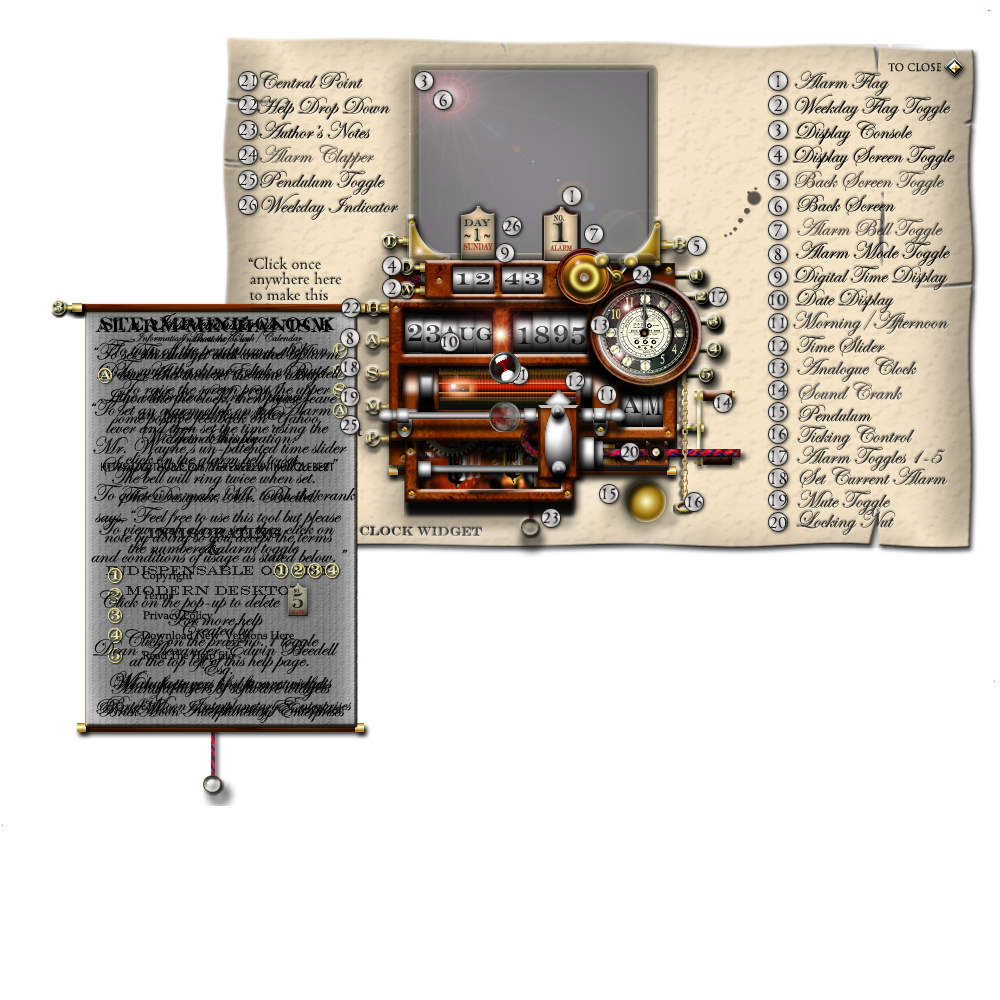
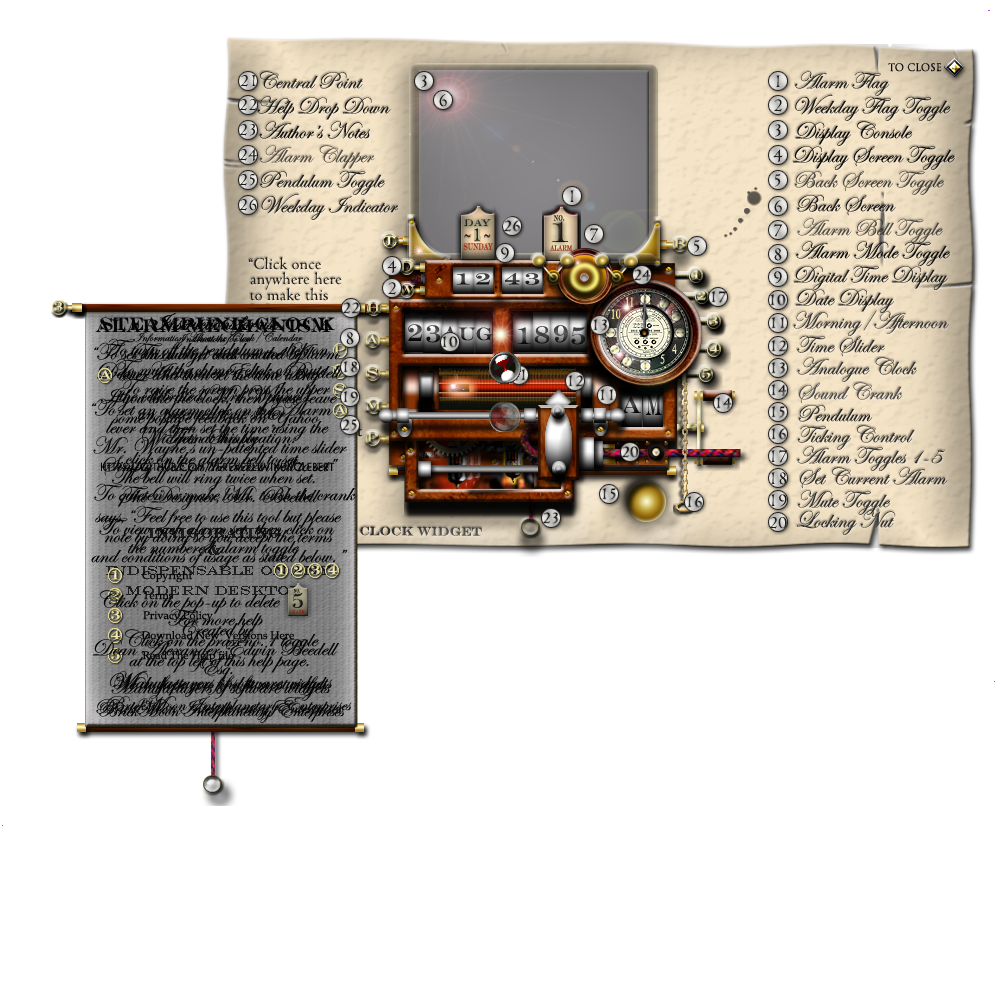
Layers edited between the first and the second 1000 x 1000 image:
added layer "chimeclapperleft" above "chimeclapperright" over [530,252,560,285]
added layer "chimeclapperright" above "busy5" over [546,252,577,297]
painted on "topdigitalclock" over [545,274,563,294]
